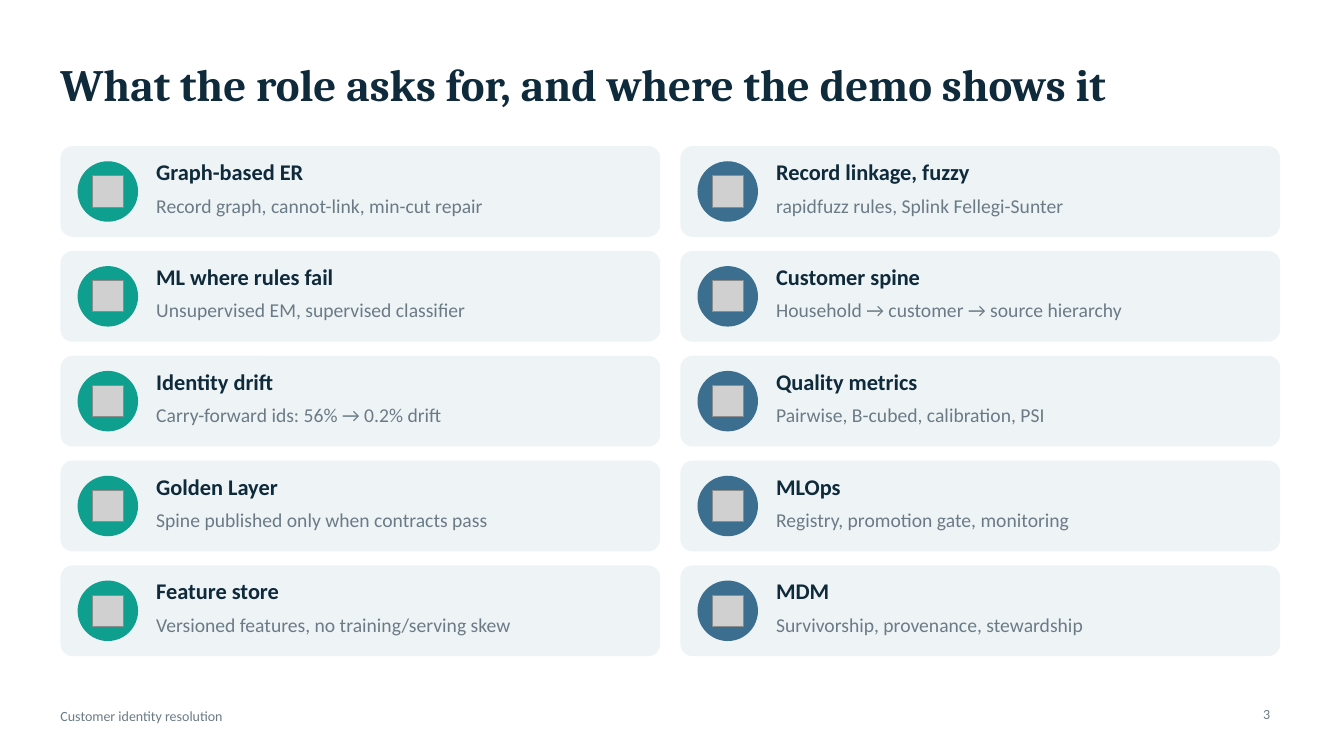
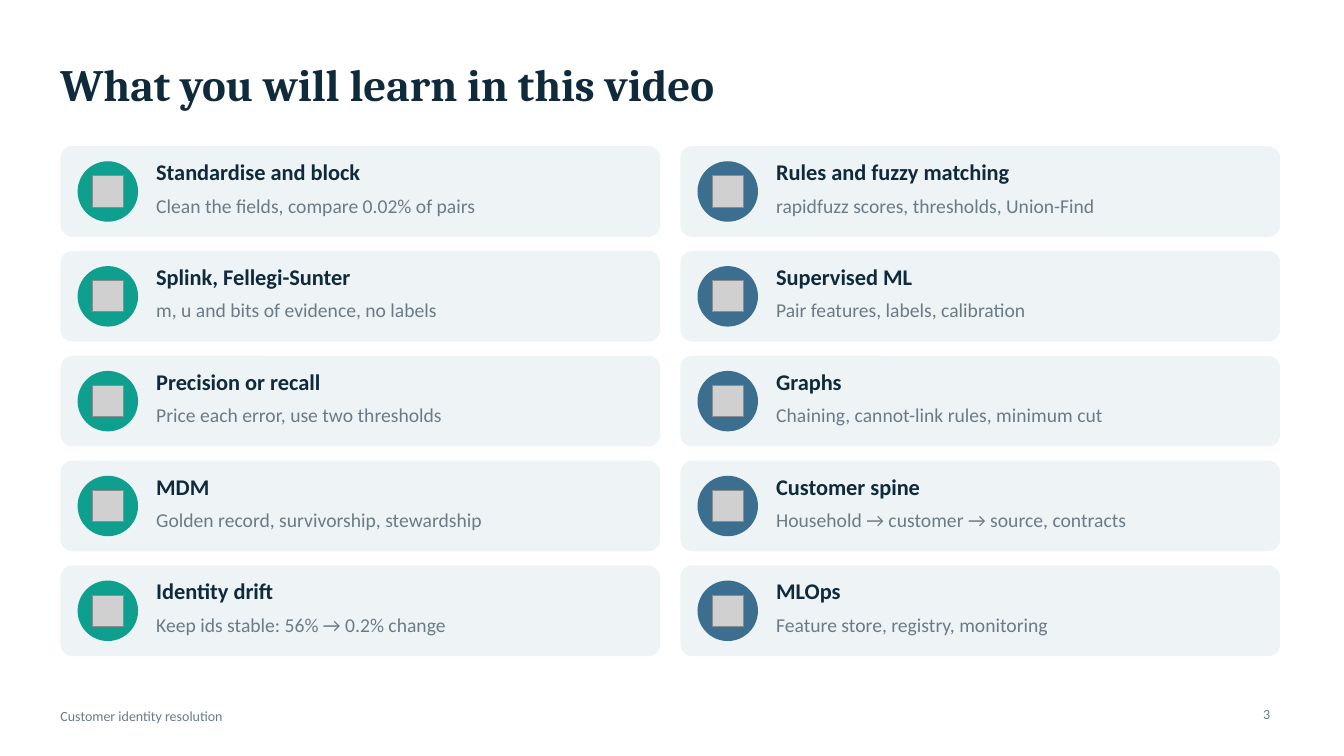
Before and after one commit to olonok69/Entity-Resolution-ML, a slide deck: slide 3 of er-demo/slides/customer-identity-resolution.pptx. Drawn at 1344x756 pixels with LibreOffice and Linux fonts; fonts in the diff are those of the drawing; grey boxes stand for pictures. Boxes give left, top, right and bottom in pixels: in the first picture for what was removed or moved away, otherwise in the second. Text is boxed around its words. In the diff, an @@ line names an element or a change of style, - is before the commit and + after.

Commit message:
Prepare docs and deck for the YouTube video
Remove the interview-specific parts: the guide's job-description table
becomes a capability map, 'Before the call' becomes 'Run the demo', the
personal stories section is dropped and the questions become an FAQ.
The README and walkthrough lose role and client references. The video
script gains a precision-or-recall chapter and the new supervised and
min-cut material (about 21 minutes). The deck replaces the role slide
with a 'What you will learn' map and ends with a 'Get the code' slide.

```diff
--- a/er-demo/slides/customer-identity-resolution.pptx
+++ b/er-demo/slides/customer-identity-resolution.pptx
@@ title at <box>60,69,714,111</box>: text changed @@
-What the role asks for, and where the demo shows it
+What you will learn in this video
@@ text at <box>156,164,361,180</box>: text changed @@
-Graph-based ER
+Standardise and block
@@ text at <box>776,164,1010,184</box>: text changed @@
-Record linkage, fuzzy
+Rules and fuzzy matching
@@ text at <box>156,199,475,216</box>: text changed @@
-Record graph, cannot-link, min-cut repair
+Clean the fields, compare 0.02% of pairs
@@ text at <box>776,199,1094,216</box>: text changed @@
-rapidfuzz rules, Splink Fellegi-Sunter
+rapidfuzz scores, thresholds, Union-Find
@@ text at <box>156,269,350,289</box>: text changed @@
-ML where rules fail
+Splink, Fellegi-Sunter
@@ text at <box>776,269,912,289</box>: text changed @@
-Customer spine
+Supervised ML
@@ text at <box>156,303,436,319</box>: text changed @@
-Unsupervised EM, supervised classifier
+m, u and bits of evidence, no labels
@@ text at <box>776,303,1025,319</box>: text changed @@
-Household → customer → source hierarchy
+Pair features, labels, calibration
@@ text at <box>156,374,320,390</box>: text changed @@
-Identity drift
+Precision or recall
@@ text at <box>776,374,842,394</box>: text changed @@
-Quality metrics
+Graphs
@@ text at <box>156,408,442,424</box>: text changed @@
-Carry-forward ids: 56% → 0.2% drift
+Price each error, use two thresholds
@@ text at <box>776,408,1102,426</box>: text changed @@
-Pairwise, B-cubed, calibration, PSI
+Chaining, cannot-link rules, minimum cut
@@ text added at <box>776,479,920,499</box>, 16 pt, text #0E2A3B, bold @@
+Customer spine
@@ text at <box>156,480,209,495</box>: text changed @@
-Golden Layer
+MDM
@@ text at <box>156,513,481,530</box>: text changed @@
-Spine published only when contracts pass
+Golden record, survivorship, stewardship
@@ text at <box>776,513,1127,529</box>: text changed @@
-Registry, promotion gate, monitoring
+Household → customer → source, contracts
@@ text at <box>156,583,274,603</box>: text changed @@
-Feature store
+Identity drift
@@ text "MLOps": place and size @@
-text "MLOps" at <box>776,480,840,499</box>
+text "MLOps" at <box>776,584,840,603</box>
@@ text removed at <box>776,584,829,599</box> @@
-MDM
@@ text at <box>156,618,445,636</box>: text changed @@
-Versioned features, no training/serving skew
+Keep ids stable: 56% → 0.2% change
@@ text at <box>776,618,1047,636</box>: text changed @@
-Survivorship, provenance, stewardship
+Feature store, registry, monitoring
```
Also in this commit, not shown: 1 slide added, 4 other files.
